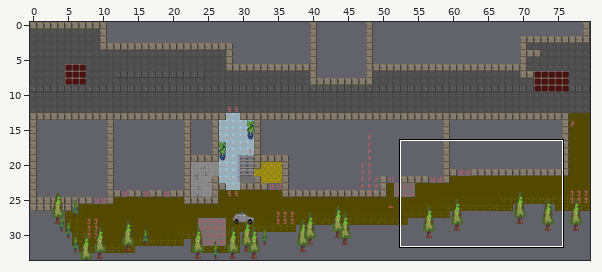
Tiled map (JSON), stored at zl-map/maps/zl-outside.json. The picture above shows the old version from afar; the outline marks the close-up.
Close-up. Before the commit:
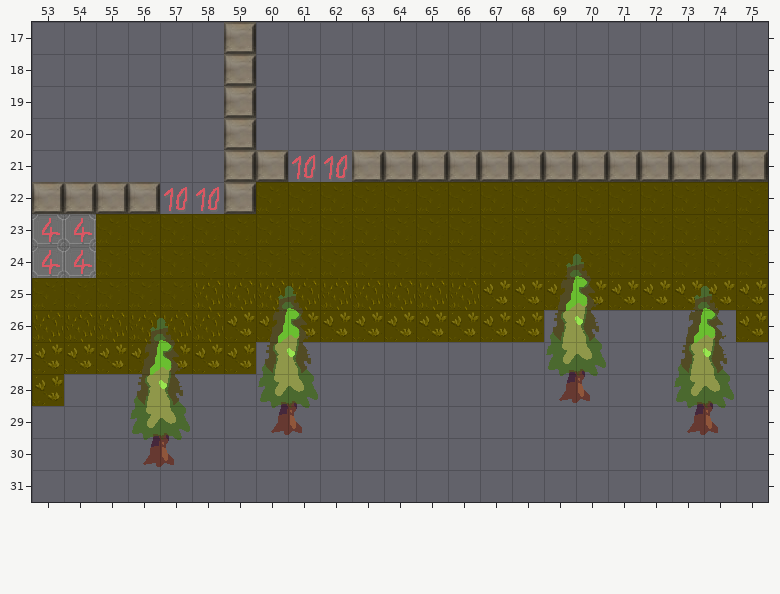
Cells are 32x32 px. Shown: x 53..75, y 17..31. The commit also changed other parts of the map, which this record leaves out. Tiles whose own drawing changed are shown in their newer look in all pictures.
The result:
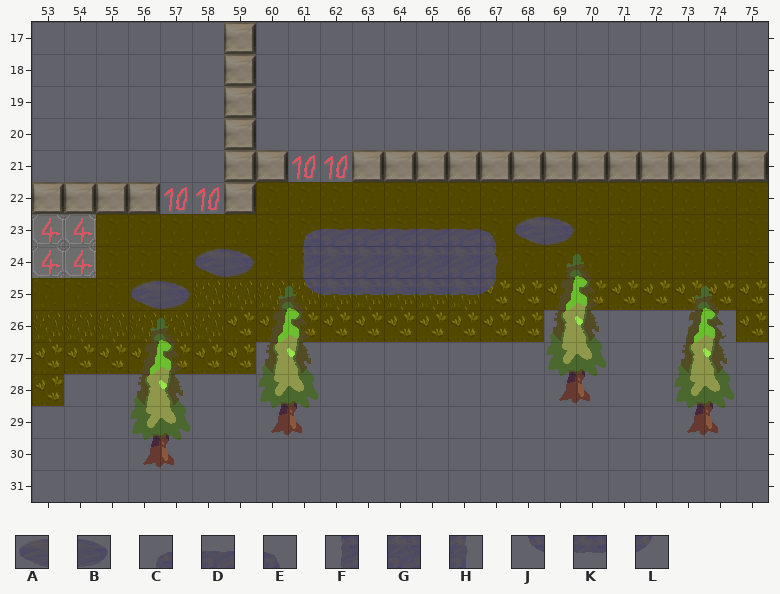
Key: from "z-Labor": A 27, B 28, C 43, D 44, E 45, F 59, G 60, H 61, J 75, K 76, L 77.
_ is an empty cell.
The edit:
Layer "on-top-of-things":
y 23: x 61..69 _________ -> CDDDDDEAB
y 24: x 58..59 __ -> AB; x 61..67 _______ -> FGGGGGH
y 25: x 56..57 __ -> AB; x 61..67 _______ -> JKKKKKL
Where, in picture pixels (left, top, right, bottom), the same in both close-ups:
added: (303, 217, 574, 295)
added: (131, 249, 254, 309)
